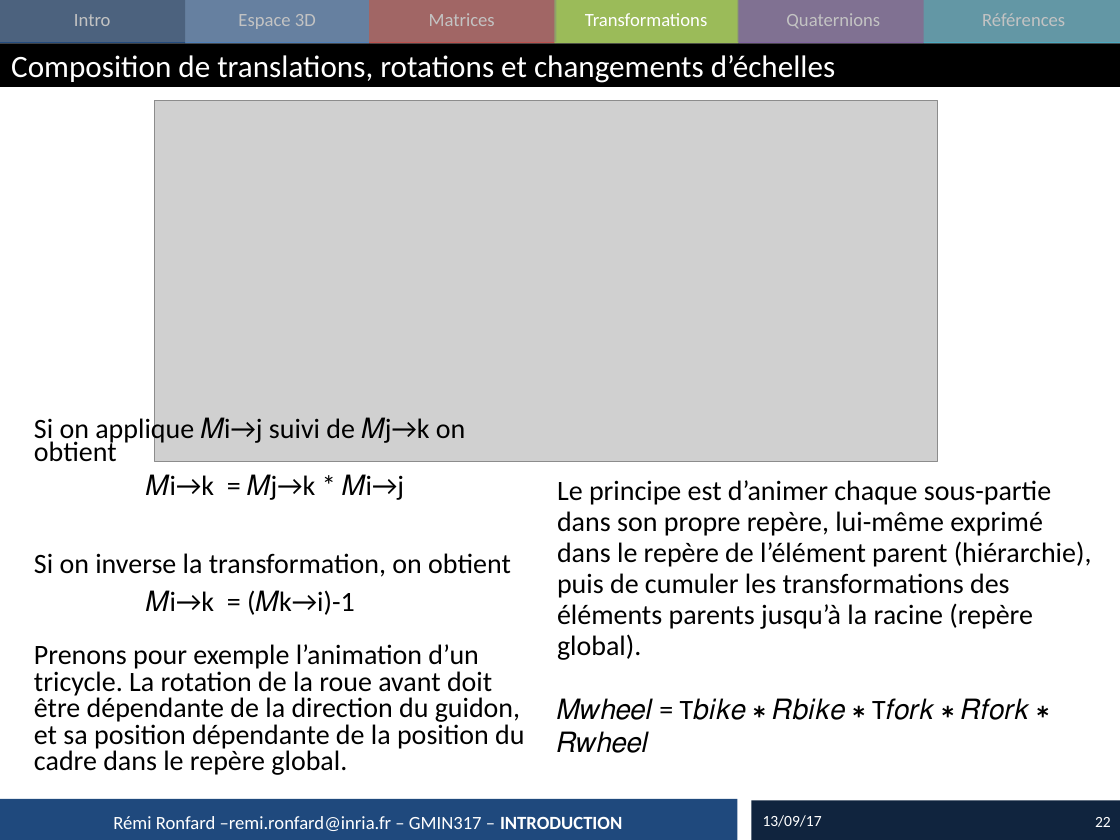
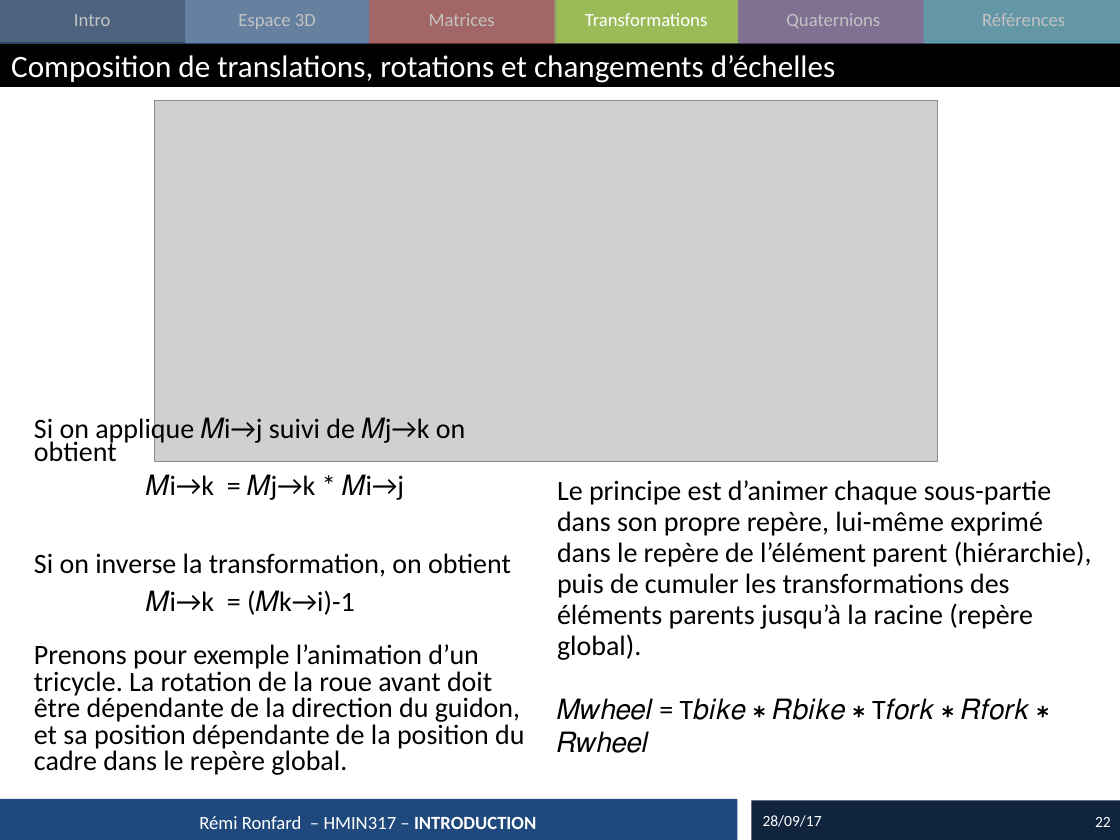
Before and after one commit to master-imagina/hmin317, a slide deck: slide 22 of 2017_05_Maths.pptx. Drawn at 1120x840 pixels with LibreOffice and Linux fonts; fonts in the diff are those of the drawing; grey boxes stand for pictures. Boxes give left, top, right and bottom in pixels: in the first picture for what was removed or moved away, otherwise in the second. Text is boxed around its words. In the diff, an @@ line names an element or a change of style, - is before the commit and + after.

```diff
--- a/2017_05_Maths.pptx
+++ b/2017_05_Maths.pptx
@@ text at bbox=[199, 816, 536, 829]: text changed @@
-Rémi Ronfard –remi.ronfard@inria.fr – GMIN317 – INTRODUCTION
+Rémi Ronfard – HMIN317 – INTRODUCTION
@@ text at bbox=[763, 815, 822, 827]: text changed @@
-13/09/17
+28/09/17
```
Also in this commit, not shown: 30 other slides changed, 5 other files.
